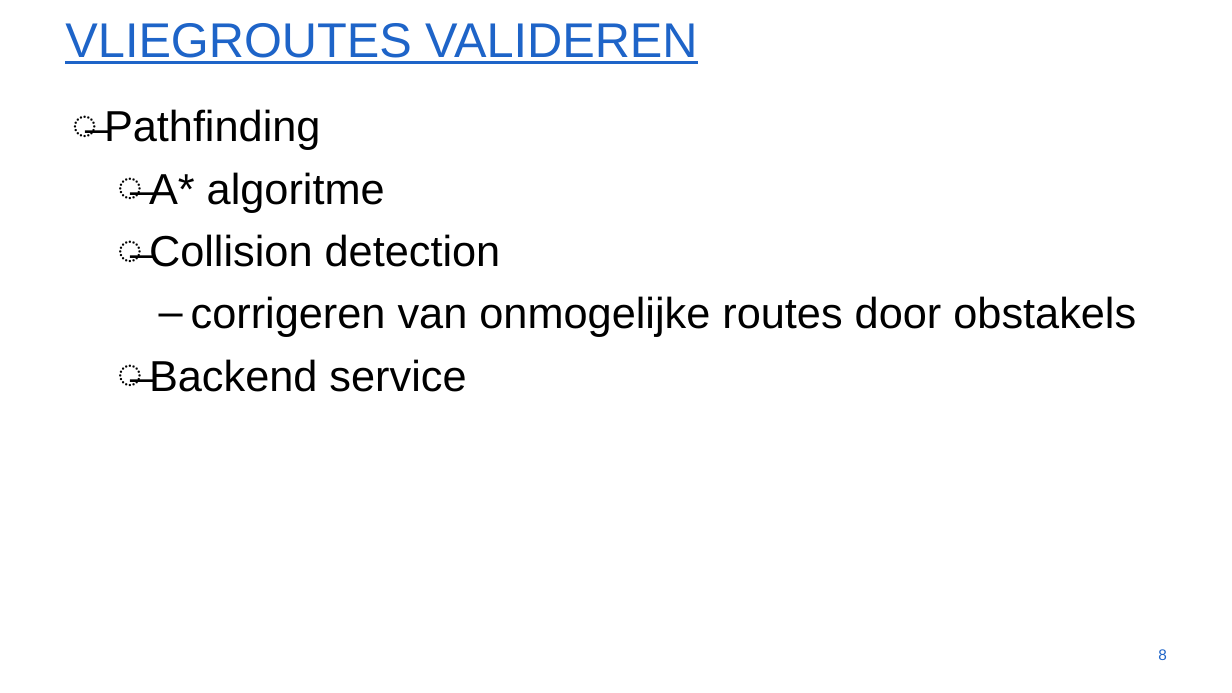
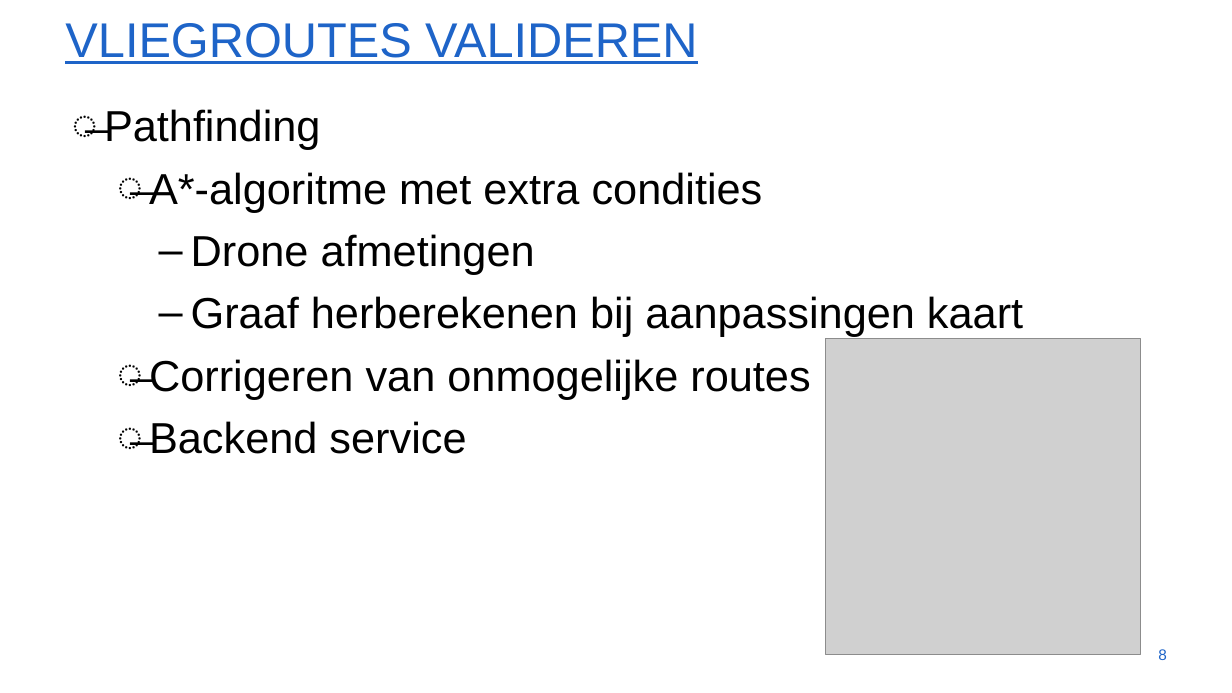
Before and after one commit to WouterStemgee/inventory-management-system-autonomous-drones, a slide deck: slide 8 of presentaties/PresentatieSprint2.pptx. Drawn at 1232x693 pixels with LibreOffice and Linux fonts; fonts in the diff are those of the drawing; grey boxes stand for pictures; background and template pictures are left out. Boxes give left, top, right and bottom in pixels: in the first picture for what was removed or moved away, otherwise in the second. Text is boxed around its words. In the diff, an @@ line names an element or a change of style, - is before the commit and + after.

Commit message:
presentatie aanpassingen

```diff
--- a/presentaties/PresentatieSprint2.pptx
+++ b/presentaties/PresentatieSprint2.pptx
@@ text at [149,172,1023,399]: text changed @@
-  ̶ A* algoritme
-  ̶ Collision detection
-    ‒ corrigeren van onmogelijke routes door obstakels
+  ̶ A*-algoritme met extra condities
+    ‒ Drone afmetingen
+    ‒ Graaf herberekenen bij aanpassingen kaart
+  ̶ Corrigeren van onmogelijke routes bij obstakels
@@ picture added at [825,339,1141,654] @@
```
Also in this commit, not shown: 5 other slides changed, 5 slides added, 2 slides removed, 2 other files.
